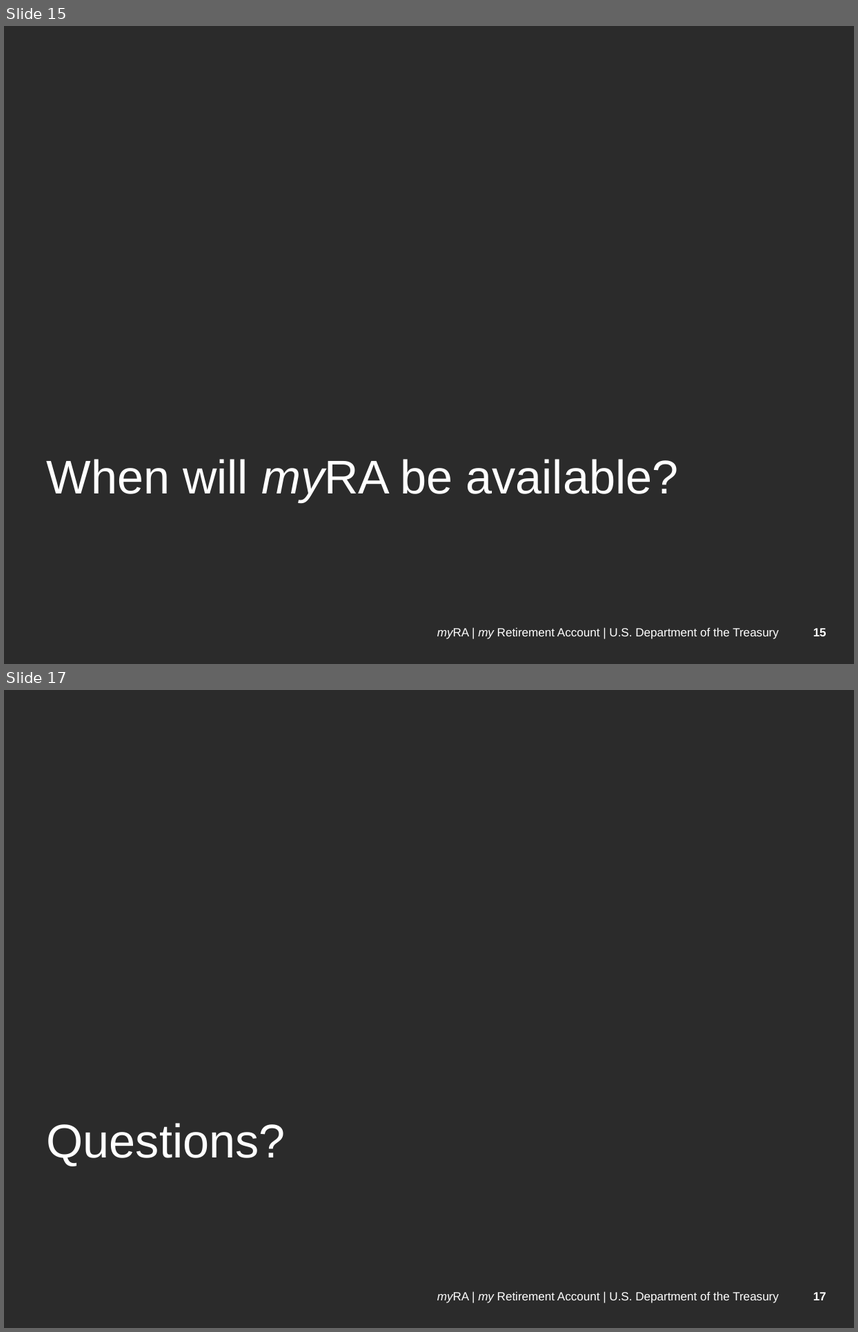
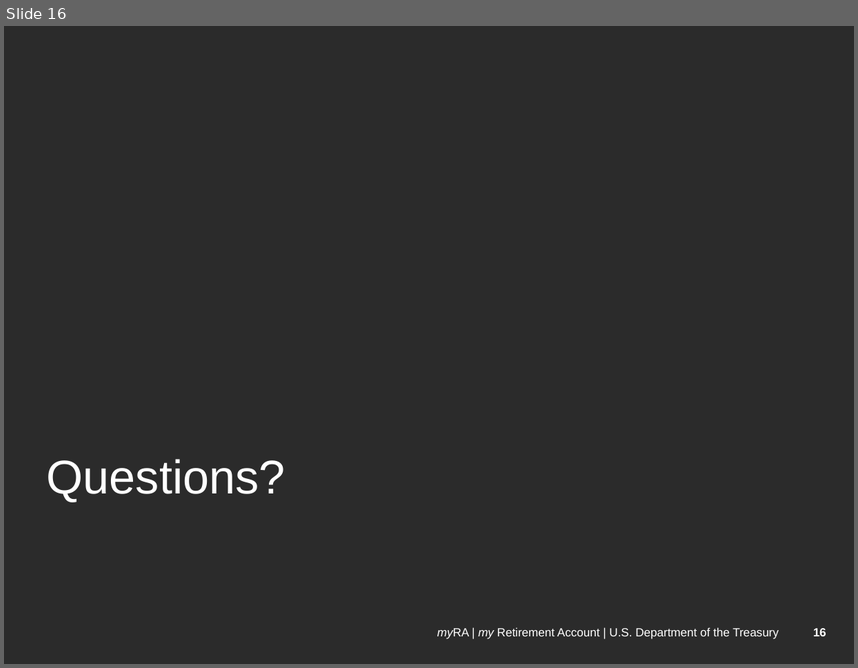
Before and after one commit to 18F/myra, a slide deck: resources/myRA_presentation.pptx. Shown one above the other, each under a label of ours: slides 15 and 17 before the commit, slide 16 after it; the slides between them are not shown. The pictures are 858x1332 and 858x668 pixels, drawn with LibreOffice and Linux fonts; fonts in the diff are those of the drawing; background and template pictures are left out; a plain dark background stands for a picture behind light text. Boxes give left, top, right and bottom in pixels: in the first picture for what was removed or moved away, otherwise in the second. Text is boxed around its words. In the diff, an @@ line names an element or a change of style, - is before the commit and + after.

```diff
--- a/resources/myRA_presentation.pptx
+++ b/resources/myRA_presentation.pptx
@@ slide 15 removed at (x1=4, y1=26, x2=854, y2=664), background picture (left out) @@
@@ title removed at (x1=47, y1=459, x2=678, y2=501) @@
-When will myRA be available?
@@ text removed at (x1=437, y1=627, x2=779, y2=639) @@
-myRA | my Retirement Account | U.S. Department of the Treasury
@@ page number removed at (x1=813, y1=628, x2=826, y2=636) @@
-15
@@ what was slide 17 is now slide 16 @@
@@ page number at (x1=813, y1=628, x2=826, y2=636): text changed @@
-17
+16
```
Also in this commit, not shown: 1 slide changed, 3 other files.
